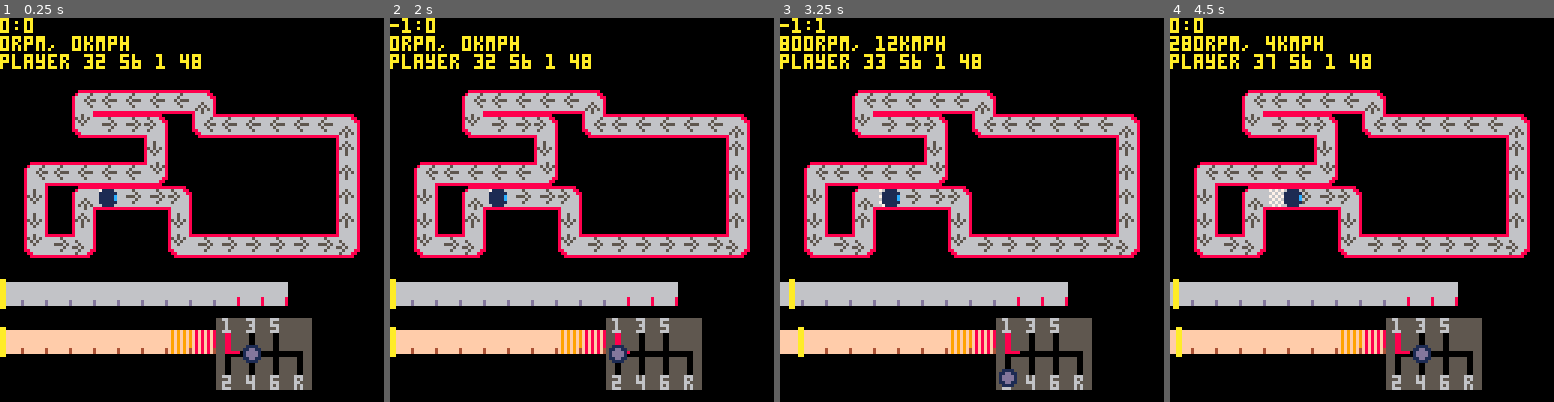
Above: before the commit, frames 1-4 (left to right).
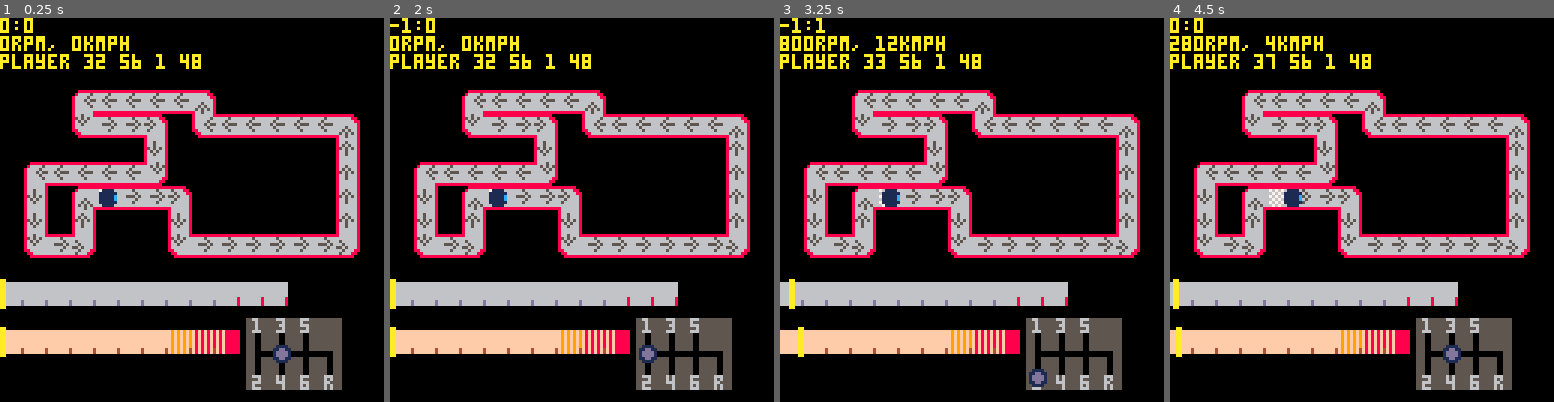
Above: after the commit, the same moments.

Repository: VedVid/PICOdrag
Game: PICO-8 cartridge picodrag.p8
Same seed, same stepped clock (60 frames per second), same inputs: the game is played once before the commit and once after it.
Inputs:
- Up to frame 1 (0.25 s): no input
- Up to frame 2 (2 s): hold Left from 1.97 s (still down)
- Up to frame 3 (3.25 s): release Left at 2.37 s; hold Down 2.42-2.82 s; hold Right from 2.87 s (still down)
- Up to frame 4 (4.5 s): release Right at 3.53 s; hold Up 3.58-4.08 s; hold Right from 4.13 s (still down)

The runs differ from the first frame. In frame 1, 4.1% of the frame differs, in the area x 56-90%, y 78-97%; in frame 2, 4.1%; in frame 3, 4.1%; in frame 4, 4.1%.

Commit message:
Moved the gearbox UI element a bit to the right

Diff:
--- a/picodrag.p8
+++ b/picodrag.p8
@@ -52,7 +52,7 @@
  ui.tachometer =
   create_tachometer(0, 104)
  ui.gearbox =
-  create_gearbox(80, 108, car)
+  create_gearbox(90, 108, car)
  return ui
 end
 
